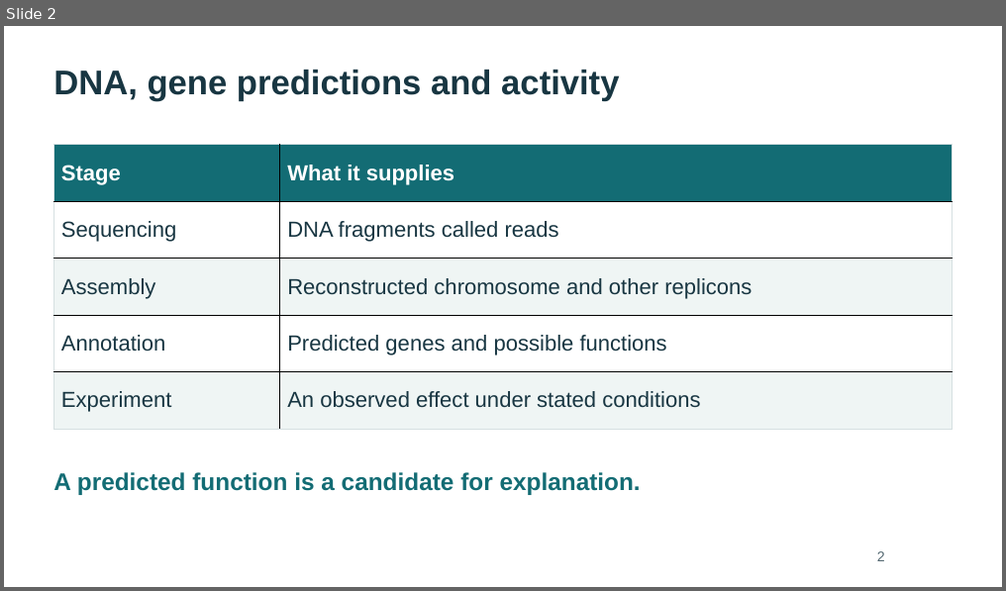
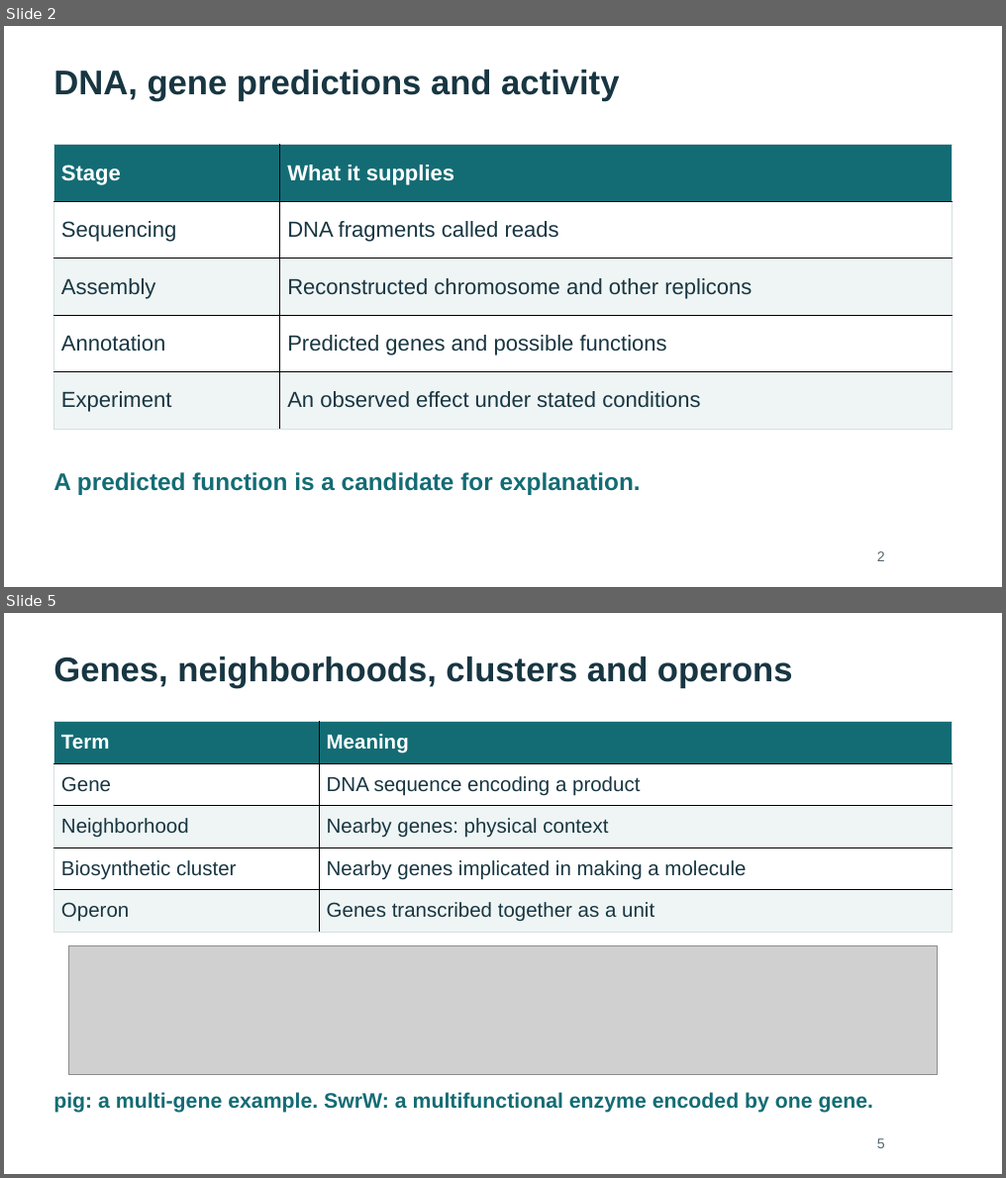
Before and after one commit to WhyAdr/sm-manu, a slide deck: explainer/NMZ-Serratia-genomics-explainer-2026-10-20.pptx. Shown one above the other, each under a label of ours: slide 2 before the commit, slides 2 and 5 after it; the slides between them are not shown. The pictures are 1006x591 and 1006x1178 pixels, drawn with LibreOffice and Linux fonts; fonts in the diff are those of the drawing; grey boxes stand for pictures. Boxes give left, top, right and bottom in pixels: in the first picture for what was removed or moved away, otherwise in the second. Text is boxed around its words. In the diff, an @@ line names an element or a change of style, - is before the commit and + after.

Commit message:
Expand genomics explainer with visual concepts and evidence examples

```diff
--- a/explainer/NMZ-Serratia-genomics-explainer-2026-10-20.pptx
+++ b/explainer/NMZ-Serratia-genomics-explainer-2026-10-20.pptx
@@ slide 5 added at [4, 613, 1002, 1174], background #FFFFFF @@
@@ text added at [54, 657, 793, 688], 33 pt, text #183642, bold @@
+Genes, neighborhoods, clusters and operons
@@ table added at [54, 722, 952, 932], 5 rows, 2 columns @@
+Term | Meaning
+Gene | DNA sequence encoding a product
+Neighborhood | Nearby genes: physical context
+Biosynthetic cluster | Nearby genes implicated in making a molecule
+Operon | Genes transcribed together as a unit
@@ picture added at [69, 947, 938, 1075] @@
@@ text added at [54, 1092, 873, 1113], 20.2 pt, text #136C74, bold @@
+pig: a multi-gene example. SwrW: a multifunctional enzyme encoded by one gene.
@@ text added at [877, 1139, 885, 1149], 13.5 pt, text #526770 @@
+5
```
Also in this commit, not shown: 12 slides changed, 10 other slides added, 22 other files.
